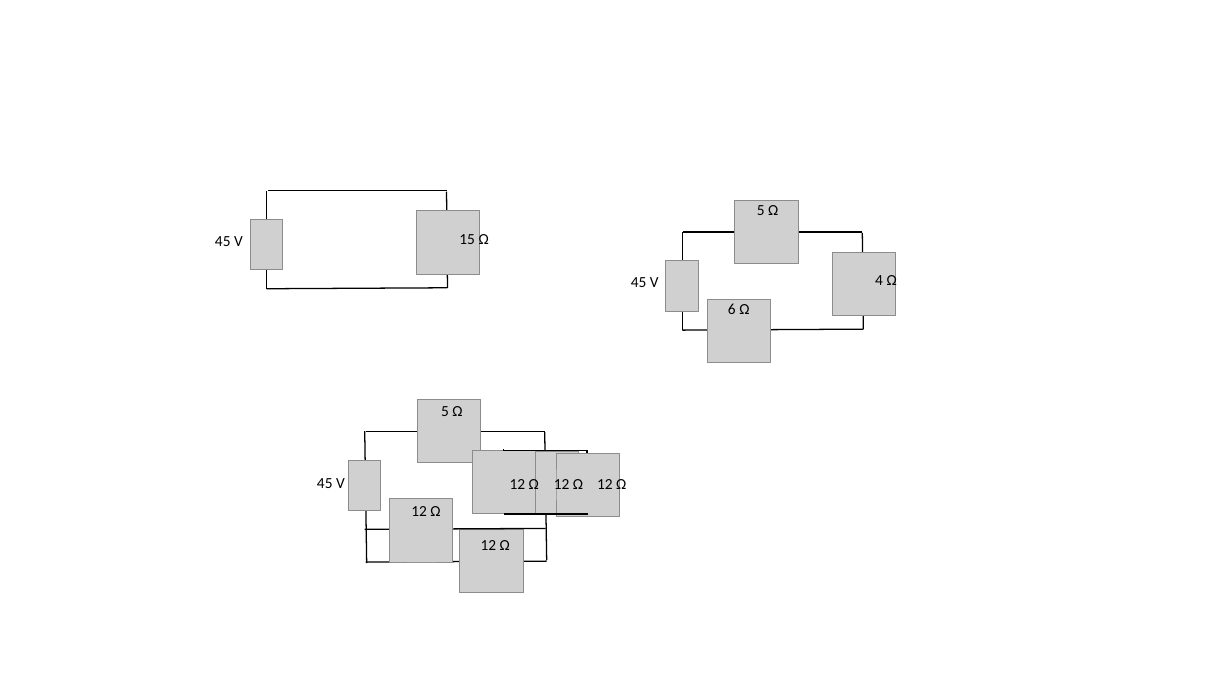
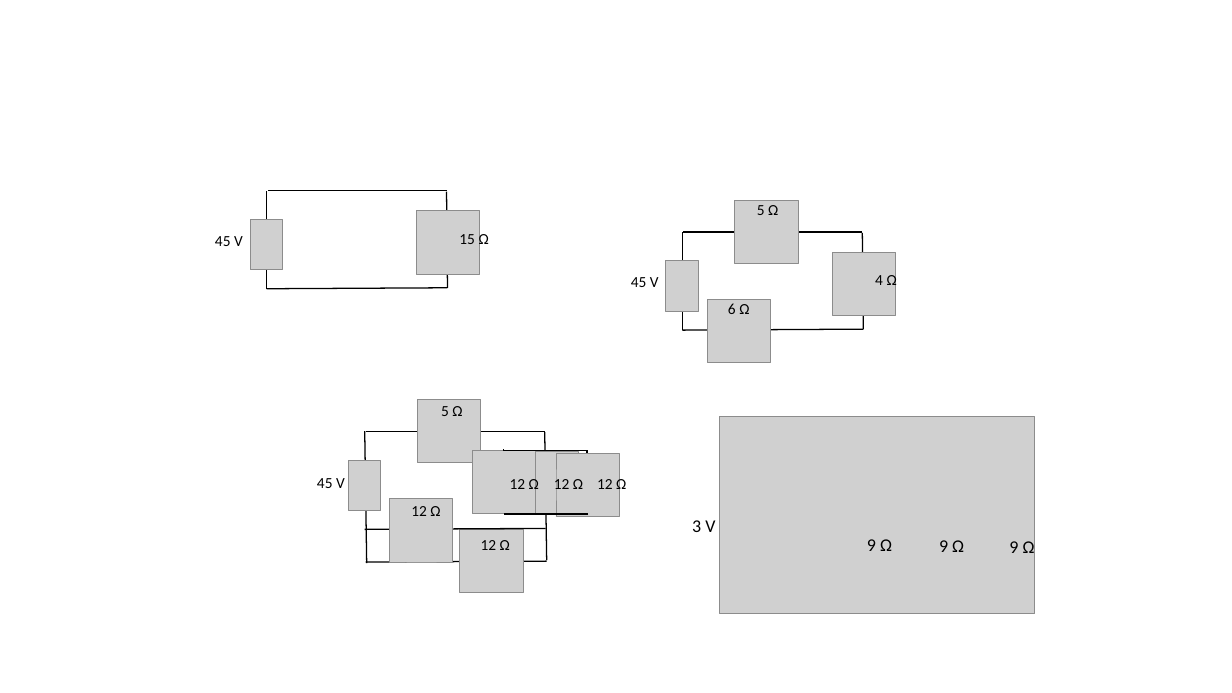
Before and after one commit to Greg5519/SPH3U0, a slide deck: slide 16 of Unit 2 Electricity and Magnetism/Day 05 Mixed Circuit Analysis/Mixed Circuit Analysis.pptx (slide 7 before the commit). Drawn at 1232x693 pixels with LibreOffice and Linux fonts; fonts in the diff are those of the drawing; grey boxes stand for pictures. Boxes give left, top, right and bottom in pixels: in the first picture for what was removed or moved away, otherwise in the second. Text is boxed around its words. In the diff, an @@ line names an element or a change of style, - is before the commit and + after.

```diff
--- a/Unit 2 Electricity and Magnetism/Day 05 Mixed Circuit Analysis/Mixed Circuit Analysis.pptx
+++ b/Unit 2 Electricity and Magnetism/Day 05 Mixed Circuit Analysis/Mixed Circuit Analysis.pptx
@@ picture added at <box>719,417,1035,615</box> @@
@@ text added at <box>692,520,715,532</box>, 14 pt, text #000000 @@
+3 V
@@ text added at <box>867,539,892,551</box>, 14 pt, text #000000 @@
+9 Ω
@@ text added at <box>1009,538,1035,558</box>, 14 pt, text #000000 @@
+9 Ω
@@ text added at <box>939,540,964,552</box>, 14 pt, text #000000 @@
+9 Ω
```
Also in this commit, not shown: 9 slides added, 1 other file.
